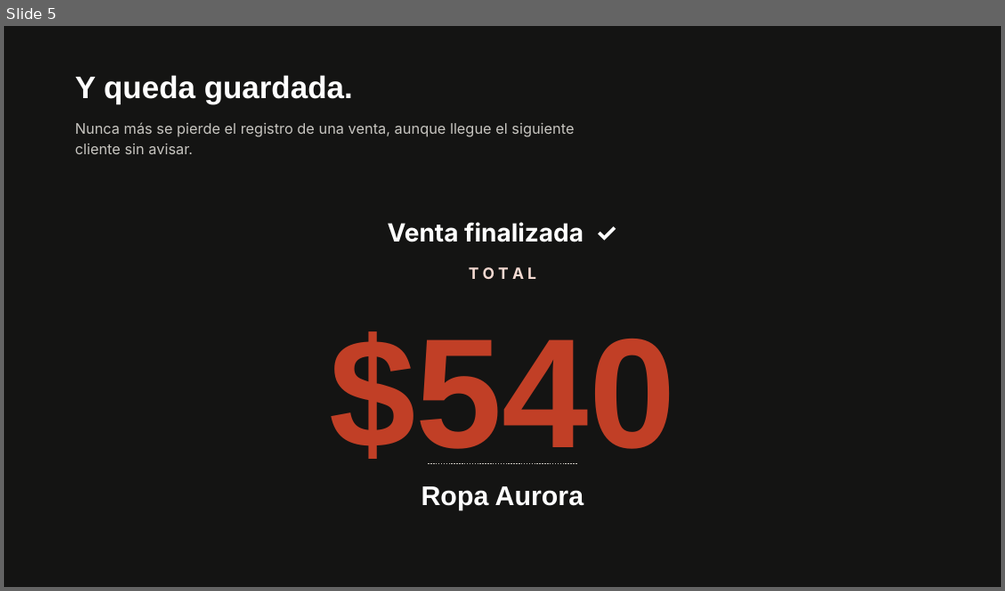
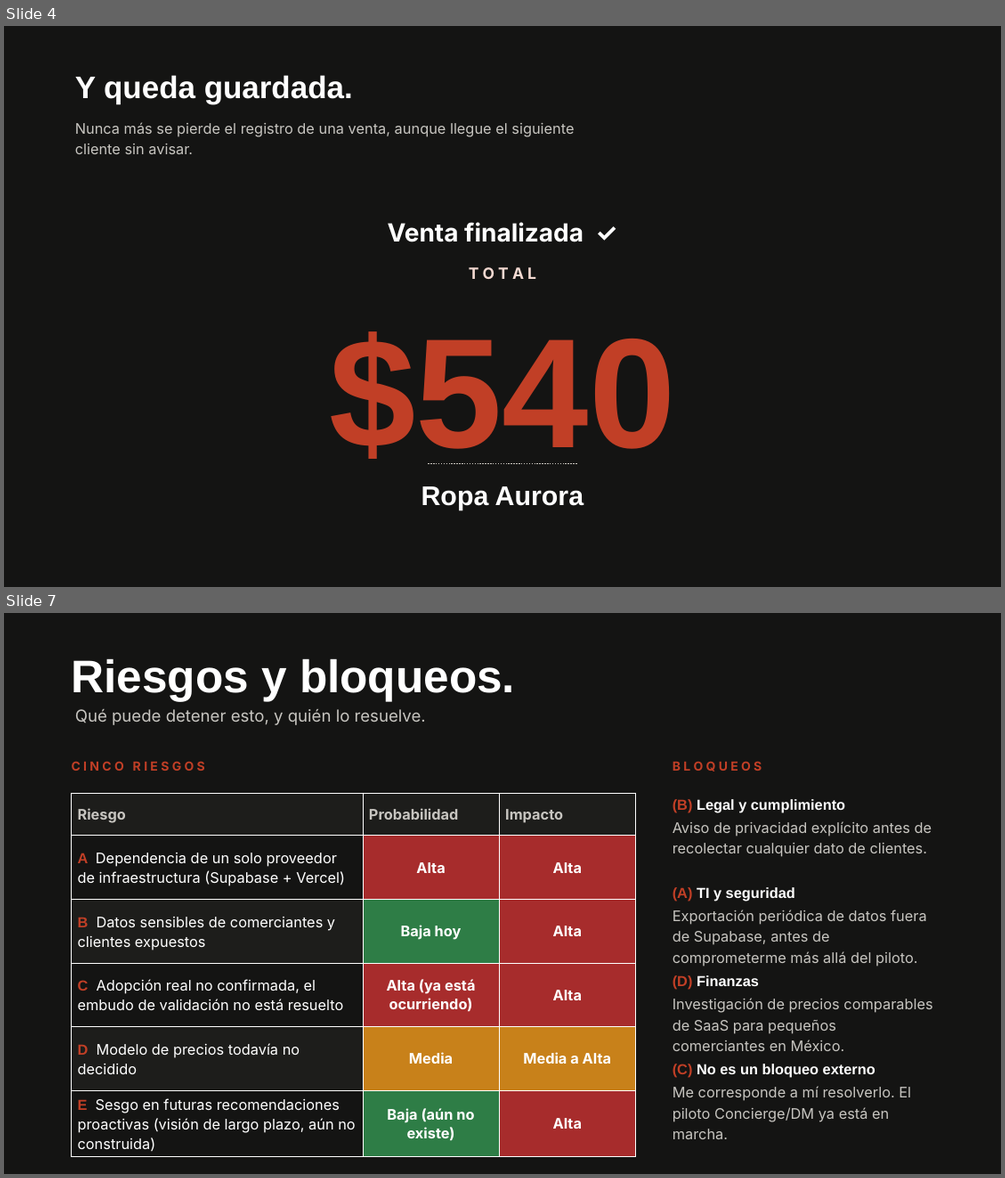
Before and after one commit to claudiafalcon/nahui, a slide deck: evidence/2026-08-22-demo-day/Nahui - Pitch Demo Day v2.pptx. Shown one above the other, each under a label of ours: slide 5 before the commit, slides 4 and 7 after it; the slides between them are not shown. The pictures are 1005x591 and 1005x1178 pixels, drawn with LibreOffice and Linux fonts; fonts in the diff are those of the drawing. Boxes give left, top, right and bottom in pixels: in the first picture for what was removed or moved away, otherwise in the second. Text is boxed around its words. In the diff, an @@ line names an element or a change of style, - is before the commit and + after.

```diff
--- a/evidence/2026-08-22-demo-day/Nahui - Pitch Demo Day v2.pptx
+++ b/evidence/2026-08-22-demo-day/Nahui - Pitch Demo Day v2.pptx
@@ slide 7 added at (4, 613, 1001, 1174), background #FFFFFF @@
@@ rectangle added at (4, 613, 1001, 1174), fill #141413 @@
@@ text added at (72, 658, 515, 701), 44 pt, text #FFFFFF, bold @@
+Riesgos y bloqueos.
@@ text added at (75, 709, 426, 725), 16 pt, text #C7C5C0 @@
+Qué puede detener esto, y quién lo resuelve.
@@ text added at (72, 761, 205, 771), 12 pt, text #C13F26, bold @@
+C I N C O R I E S G O S
@@ text added at (672, 761, 761, 771), 12 pt, text #C13F26, bold @@
+B L O Q U E O S
@@ table added at (72, 793, 635, 1155), 6 rows, 3 columns @@
+Riesgo | Probabilidad | Impacto
+A Dependencia de un solo proveedor de infraestructura (Supabase + Vercel) | Alta | Alta
+B Datos sensibles de comerciantes y clientes expuestos | Baja hoy | Alta
+C Adopción real no confirmada, el embudo de validación no está resuelto | Alta (ya está ocurriendo) | Alta
+D Modelo de precios todavía no decidido | Media | Media a Alta
+E Sesgo en futuras recomendaciones proactivas (visión de largo plazo, aún no construida) | Baja (aún no existe) | Alta
@@ text added at (672, 799, 932, 857), 14 pt, text #C7C5C0 @@
+(B) Legal y cumplimiento
+Aviso de privacidad explícito antes de recolectar cualquier dato de clientes.
@@ text added at (672, 887, 927, 966), 14 pt, text #C7C5C0 @@
+(A) TI y seguridad
+Exportación periódica de datos fuera de Supabase, antes de comprometerme más allá del piloto.
@@ text added at (672, 975, 932, 1051), 14 pt, text #C7C5C0 @@
+(D) Finanzas
+Investigación de precios comparables de SaaS para pequeños comerciantes en México.
@@ text added at (672, 1063, 911, 1139), 14 pt, text #C7C5C0 @@
+(C) No es un bloqueo externo
+Me corresponde a mí resolverlo. El piloto Concierge/DM ya está en marcha.
@@ what was slide 5 is now slide 4 @@
```
Also in this commit, not shown: 2 slides changed, 1 other slide added, 1 slide removed, 1 other file.
